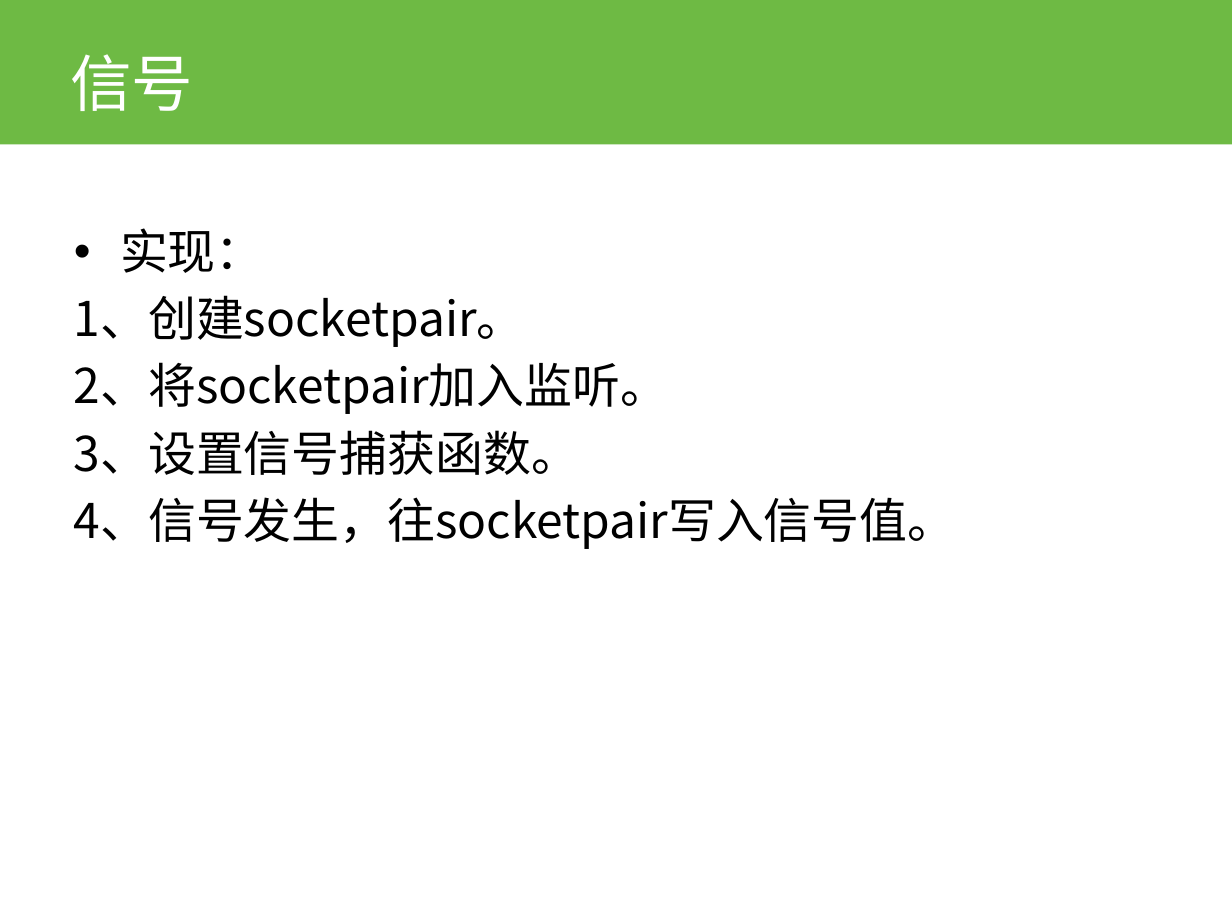
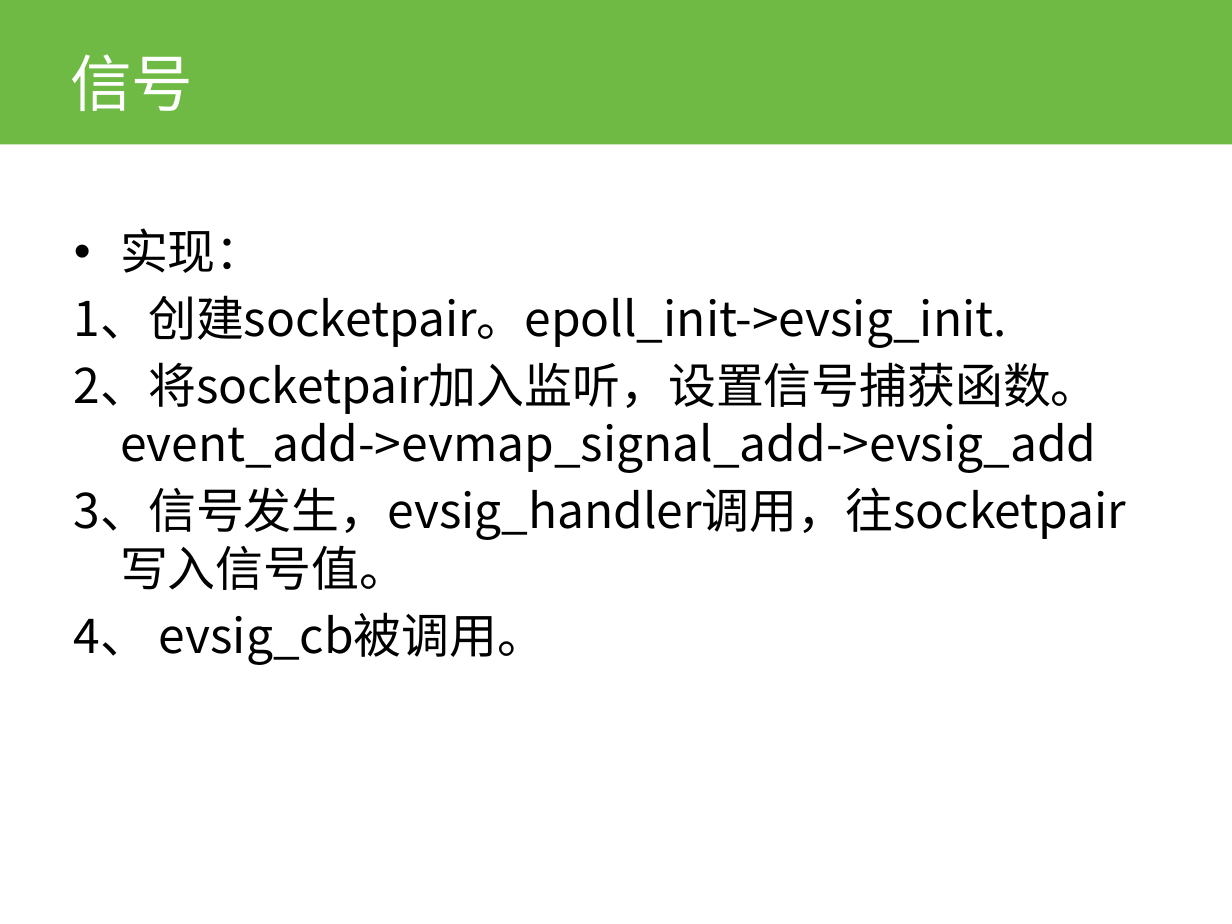
Before and after one commit to whm2300/libevent, a slide deck: slide 14 of libevent.pptx (slide 13 before the commit). Drawn at 1232x924 pixels with LibreOffice and Linux fonts; fonts in the diff are those of the drawing; background and template pictures are left out. Boxes give left, top, right and bottom in pixels: in the first picture for what was removed or moved away, otherwise in the second. Text is boxed around its words. In the diff, an @@ line names an element or a change of style, - is before the commit and + after.

```diff
--- a/libevent.pptx
+++ b/libevent.pptx
@@ text at bbox=[74, 295, 1126, 665]: text changed @@
-1、创建socketpair。
-2、将socketpair加入监听。
-3、设置信号捕获函数。
-4、信号发生，往socketpair写入信号值。
+1、创建socketpair。epoll_init->evsig_init.
+2、将socketpair加入监听，设置信号捕获函数。event_add->evmap_signal_add->evsig_add
+3、信号发生，evsig_handler调用，往socketpair写入信号值。
+4、 evsig_cb被调用。
```
Also in this commit, not shown: 5 other slides changed, 2 slides added, 2 slides removed, 5 other files.
